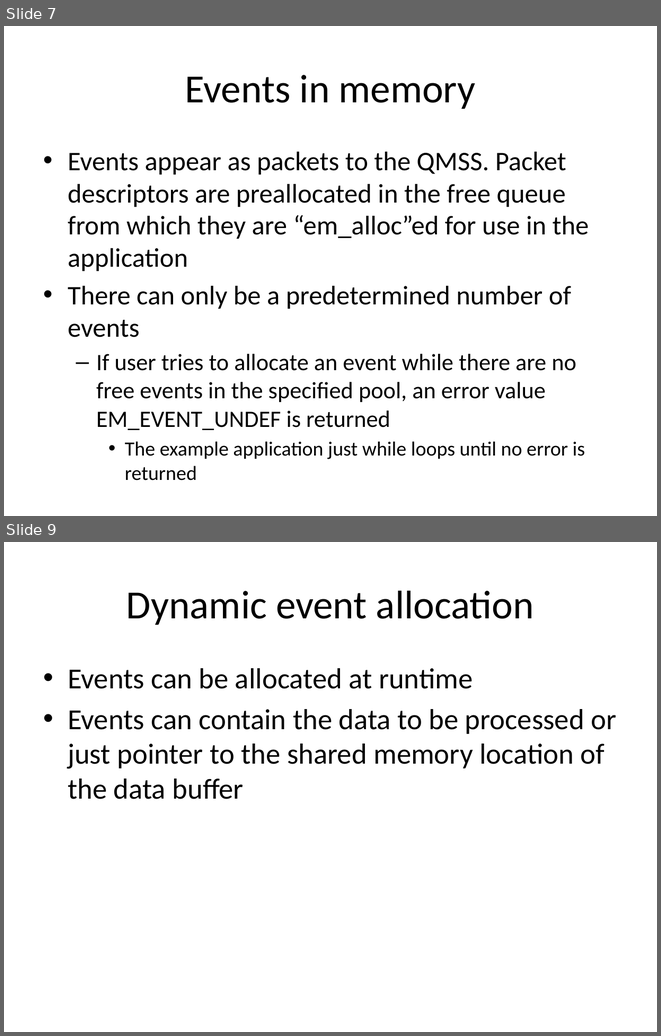
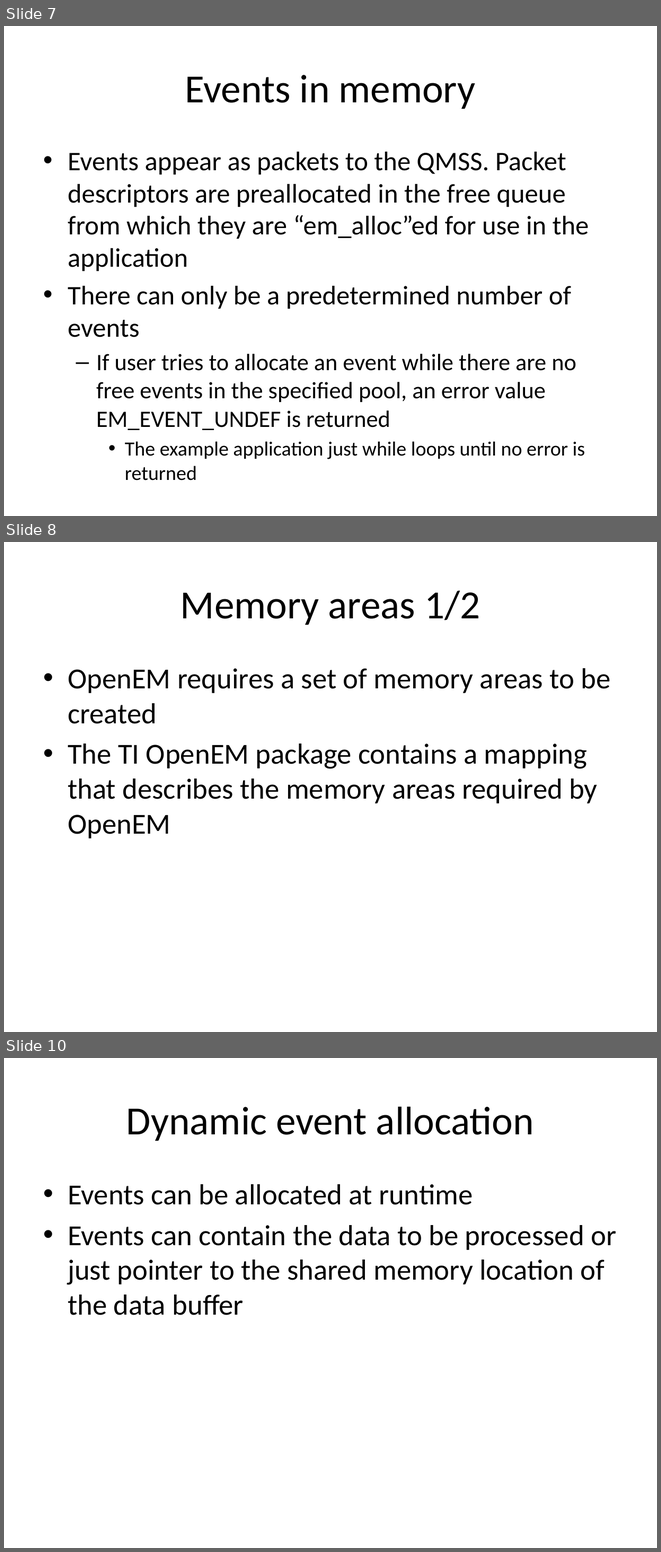
Before and after one commit to vuoristo/masters-thesis, a slide deck: thesis_method.pptx. Shown one above the other, each under a label of ours: slides 7 and 9 before the commit, slides 7, 8 and 10 after it; the slides between them are not shown. The pictures are 661x1036 and 661x1552 pixels, drawn with LibreOffice and Linux fonts; fonts in the diff are those of the drawing. Boxes give left, top, right and bottom in pixels: in the first picture for what was removed or moved away, otherwise in the second. Text is boxed around its words. In the diff, an @@ line names an element or a change of style, - is before the commit and + after.

Commit message:
queue groups, improved description of memory sections

```diff
--- a/thesis_method.pptx
+++ b/thesis_method.pptx
@@ slide 8 added at [4, 542, 657, 1032], background #FFFFFF @@
@@ title added at [180, 590, 480, 625], 44 pt, text #000000 @@
+Memory areas 1/2
@@ text added at [68, 668, 611, 838], 32 pt, text #000000 @@
+• OpenEM requires a set of memory areas to be created
+• The TI OpenEM package contains a mapping that describes the memory areas required by OpenEM
@@ what was slide 9 is now slide 10 @@
```
Also in this commit, not shown: 1 slide changed, 3 other slides added.
